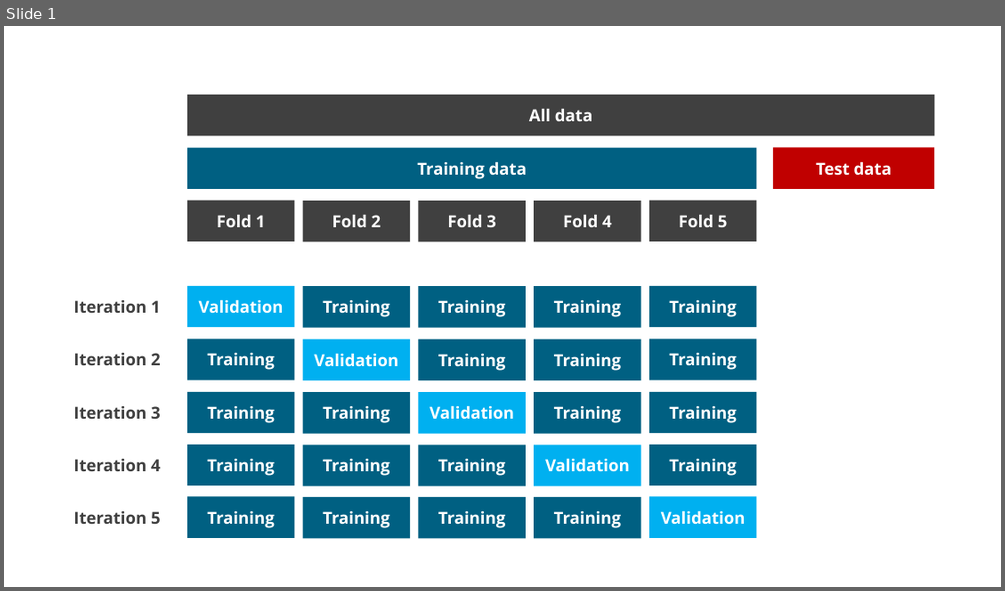
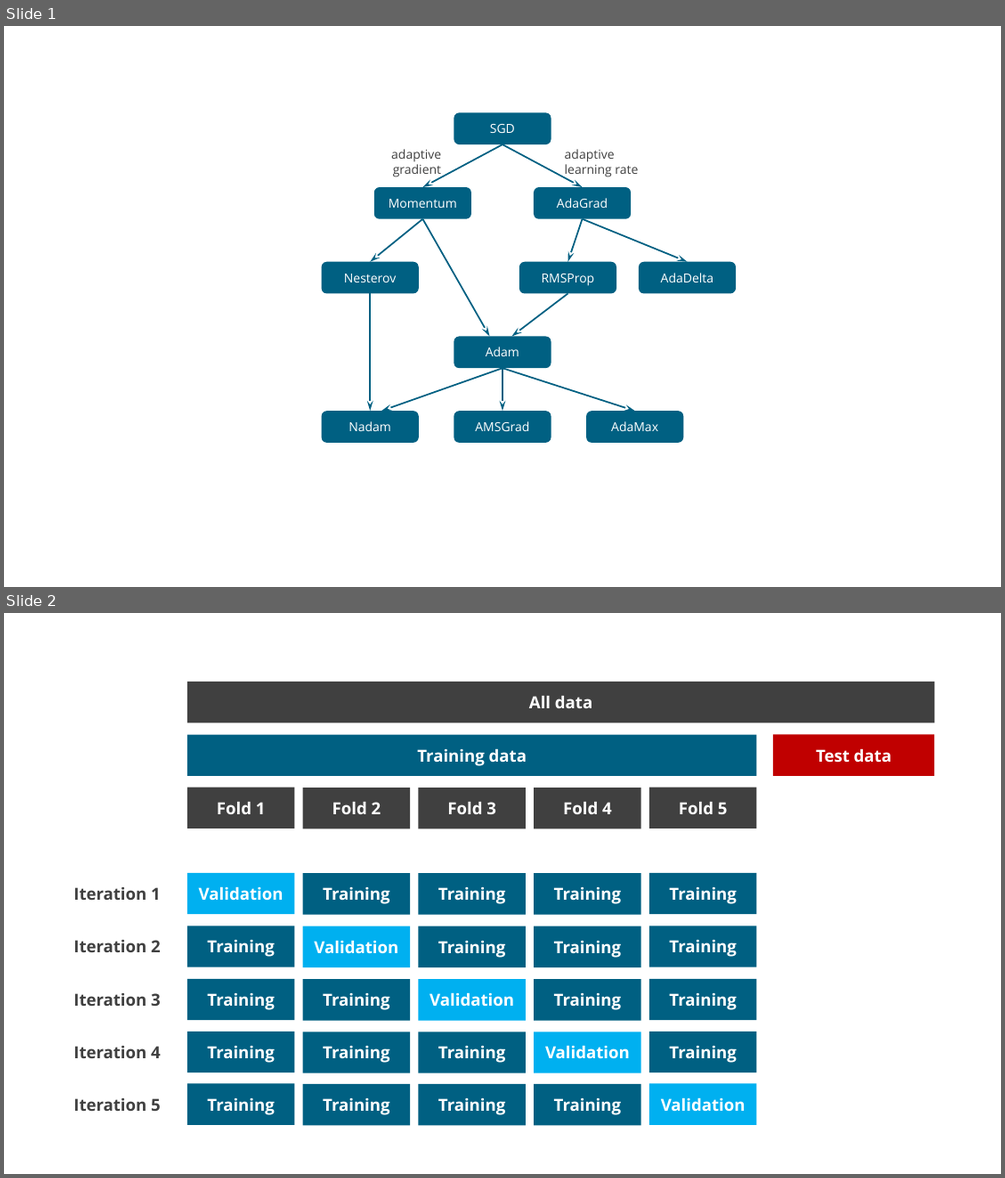
Before and after one commit to hungpq7/data-science, a slide deck: image/0_raw_image.pptx. Shown one above the other, each under a label of ours: slide 1 before the commit, slides 1 and 2 after it. The pictures are 1005x591 and 1005x1178 pixels, drawn with LibreOffice and Linux fonts; fonts in the diff are those of the drawing. Boxes give left, top, right and bottom in pixels: in the first picture for what was removed or moved away, otherwise in the second. Text is boxed around its words. In the diff, an @@ line names an element or a change of style, - is before the commit and + after.

Commit message:
Edit Gradient Descent

```diff
--- a/image/0_raw_image.pptx
+++ b/image/0_raw_image.pptx
@@ slide 1 added at [4, 26, 1001, 587], background #FFFFFF @@
@@ rounded rectangle added at [454, 112, 551, 144], fill #006082, 12 pt, text #FFFFFF @@
+SGD
@@ text added at [391, 149, 441, 177], 12 pt, text #404040 @@
+adaptive gradient
@@ arrow added from (502, 144) to (423, 187), #006082 1.5 pt @@
@@ arrow added from (502, 144) to (582, 187), #006082 1.5 pt @@
@@ text added at [565, 149, 638, 177], 12 pt, text #404040 @@
+adaptive learning rate
@@ rounded rectangle added at [374, 187, 471, 219], fill #006082, 12 pt, text #FFFFFF @@
+Momentum
@@ rounded rectangle added at [534, 187, 631, 219], fill #006082, 12 pt, text #FFFFFF @@
+AdaGrad
@@ arrow added from (423, 219) to (371, 262), #006082 1.5 pt @@
@@ arrow added from (423, 219) to (489, 337), #006082 1.5 pt @@
@@ arrow added from (582, 219) to (568, 262), #006082 1.5 pt @@
@@ arrow added from (582, 219) to (688, 262), #006082 1.5 pt @@
@@ rounded rectangle added at [322, 262, 419, 293], fill #006082, 12 pt, text #FFFFFF @@
+Nesterov
@@ rounded rectangle added at [519, 262, 616, 293], fill #006082, 12 pt, text #FFFFFF @@
+RMSProp
@@ rounded rectangle added at [639, 262, 736, 293], fill #006082, 12 pt, text #FFFFFF @@
+AdaDelta
@@ arrow added from (371, 294) to (371, 411), #006082 1.5 pt @@
@@ arrow added from (568, 294) to (512, 337), #006082 1.5 pt @@
@@ rounded rectangle added at [454, 337, 551, 368], fill #006082, 12 pt, text #FFFFFF @@
+Adam
@@ arrow added from (502, 368) to (381, 411), #006082 1.5 pt @@
@@ arrow added from (502, 368) to (502, 411), #006082 1.5 pt @@
@@ arrow added from (502, 368) to (635, 411), #006082 1.5 pt @@
@@ rounded rectangle added at [322, 411, 419, 443], fill #006082, 12 pt, text #FFFFFF @@
+Nadam
@@ rounded rectangle added at [454, 411, 551, 443], fill #006082, 12 pt, text #FFFFFF @@
+AMSGrad
@@ rounded rectangle added at [587, 411, 684, 443], fill #006082, 12 pt, text #FFFFFF @@
+AdaMax
@@ what was slide 1 is now slide 2 @@
```
Also in this commit, not shown: 1 slide changed, 8 other files.
